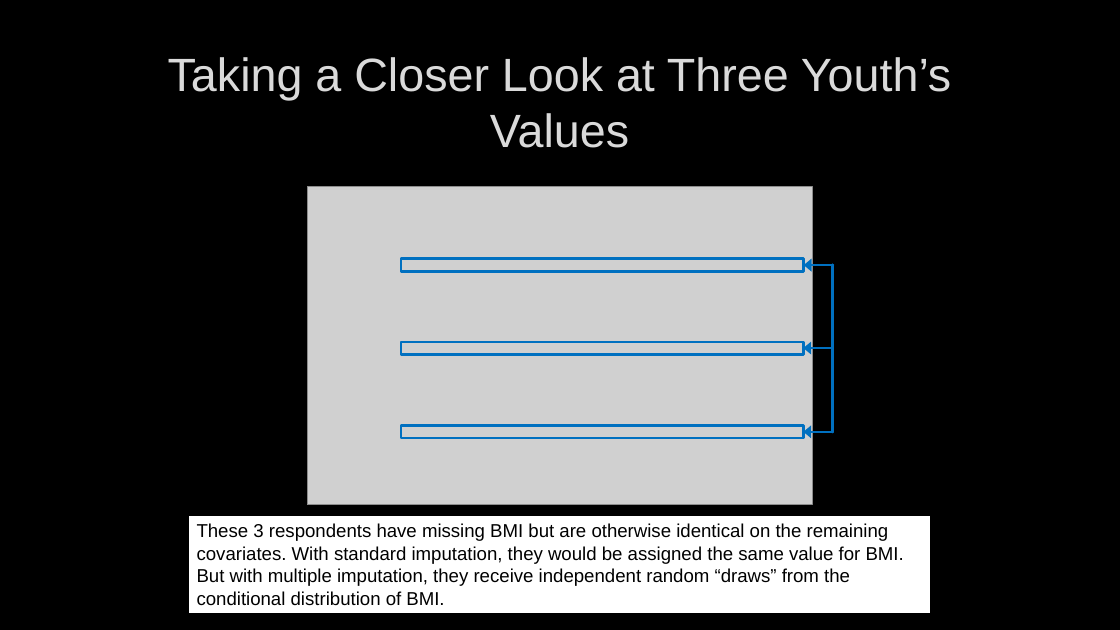
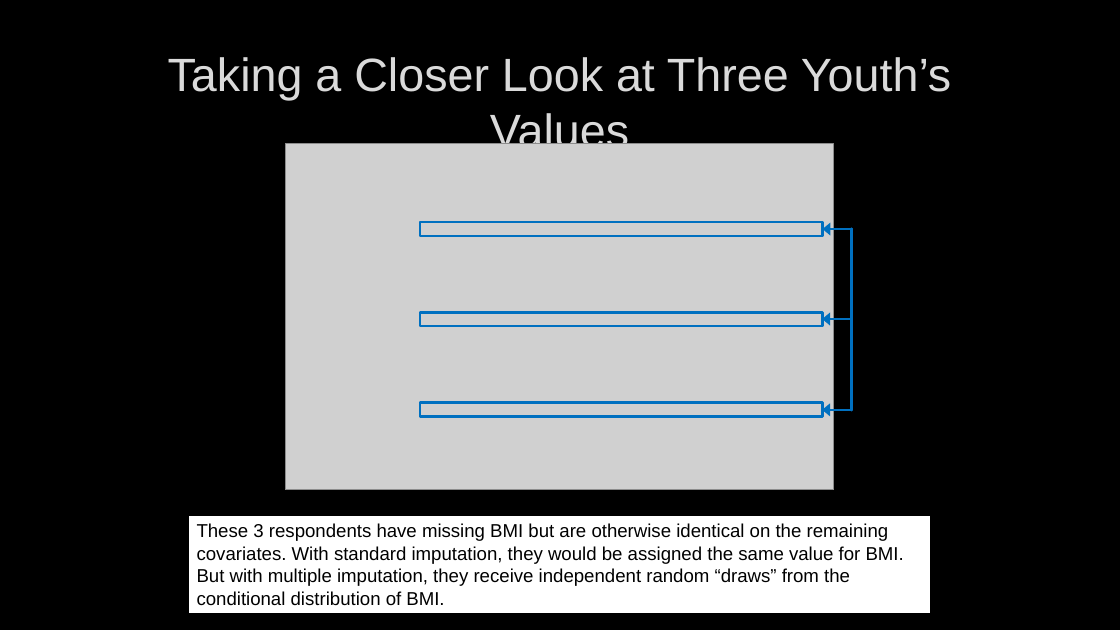
Before and after one commit to sdewittiii/Missing-Data-Imputation, a slide deck: slide 25 of Presentation/Multiple Imputation in Stata Tutorial.pptx. Drawn at 1120x630 pixels with LibreOffice and Linux fonts; fonts in the diff are those of the drawing; grey boxes stand for pictures; background and template pictures are left out. Boxes give left, top, right and bottom in pixels: in the first picture for what was removed or moved away, otherwise in the second. Text is boxed around its words. In the diff, an @@ line names an element or a change of style, - is before the commit and + after.

```diff
--- a/Presentation/Multiple Imputation in Stata Tutorial.pptx
+++ b/Presentation/Multiple Imputation in Stata Tutorial.pptx
@@ picture: place and size @@
-picture at box(308, 187, 812, 505)
+picture at box(285, 144, 833, 490)
@@ rectangle: place and size @@
-rectangle at box(402, 259, 804, 271)
+rectangle at box(420, 222, 823, 235)
@@ arrow moved from (804, 266) - (833, 266) to (823, 229) - (852, 229) @@
@@ line moved from (833, 265) - (833, 432) to (852, 229) - (852, 410) @@
@@ rectangle: place and size @@
-rectangle at box(402, 342, 804, 355)
+rectangle at box(420, 313, 823, 326)
@@ arrow moved from (803, 348) - (833, 348) to (823, 319) - (852, 319) @@
@@ rectangle: place and size @@
-rectangle at box(402, 425, 804, 438)
+rectangle at box(420, 402, 823, 416)
@@ arrow moved from (803, 432) - (833, 432) to (823, 410) - (852, 410) @@
```
Also in this commit, not shown: 2 other files.
